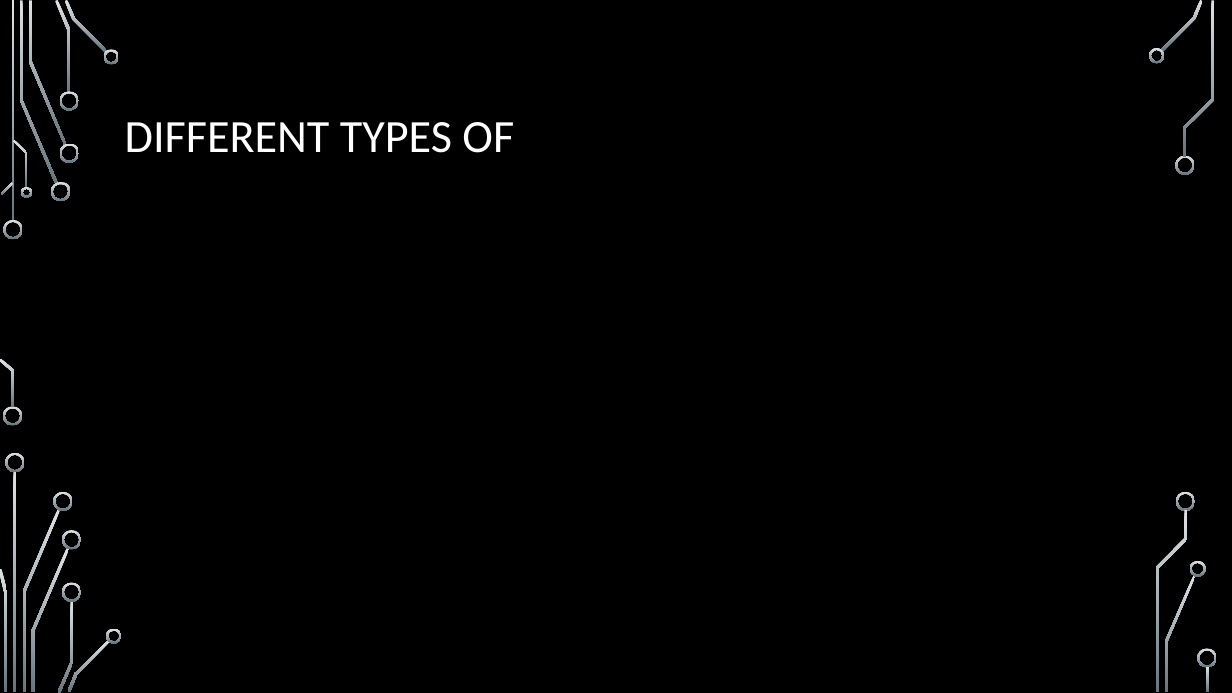
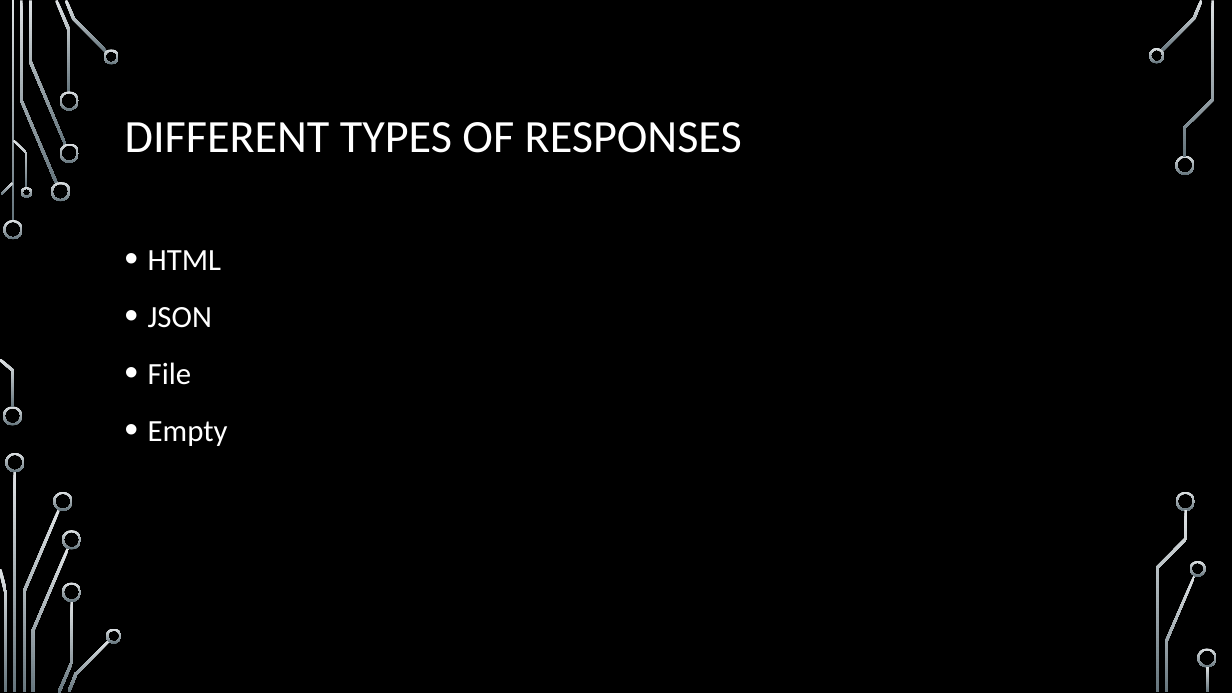
Before and after one commit to gamble4846/DjangoPython, a slide deck: slide 6 of Introduction to Django.pptx. Drawn at 1232x693 pixels with LibreOffice and Linux fonts; fonts in the diff are those of the drawing; background and template pictures are left out. Boxes give left, top, right and bottom in pixels: in the first picture for what was removed or moved away, otherwise in the second. Text is boxed around its words. In the diff, an @@ line names an element or a change of style, - is before the commit and + after.

```diff
--- a/Introduction to Django.pptx
+++ b/Introduction to Django.pptx
@@ title at box(125, 122, 742, 153): text changed @@
-DIFFERENT TYPES OF
+DIFFERENT TYPES OF RESPONSES
@@ text added at box(148, 250, 228, 446), 24 pt, text #FFFFFF @@
+• HTML
+• JSON
+• File
+• Empty
```
Also in this commit, not shown: 1 other slide changed, 6 slides added.
